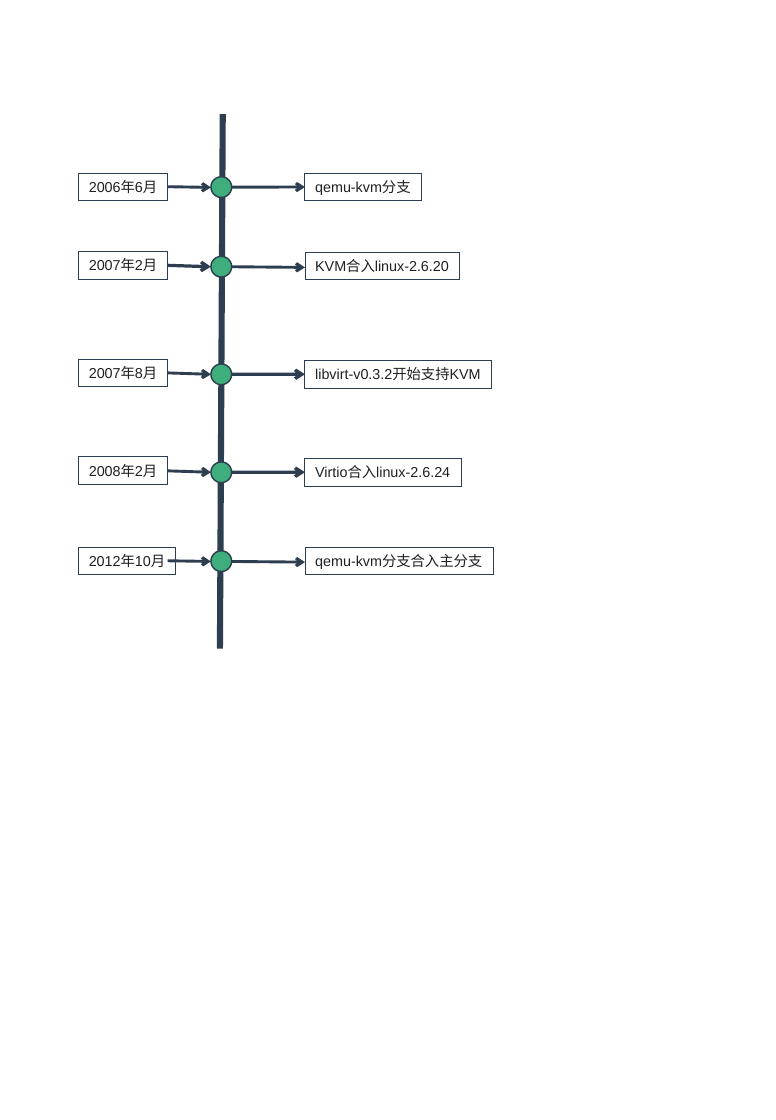
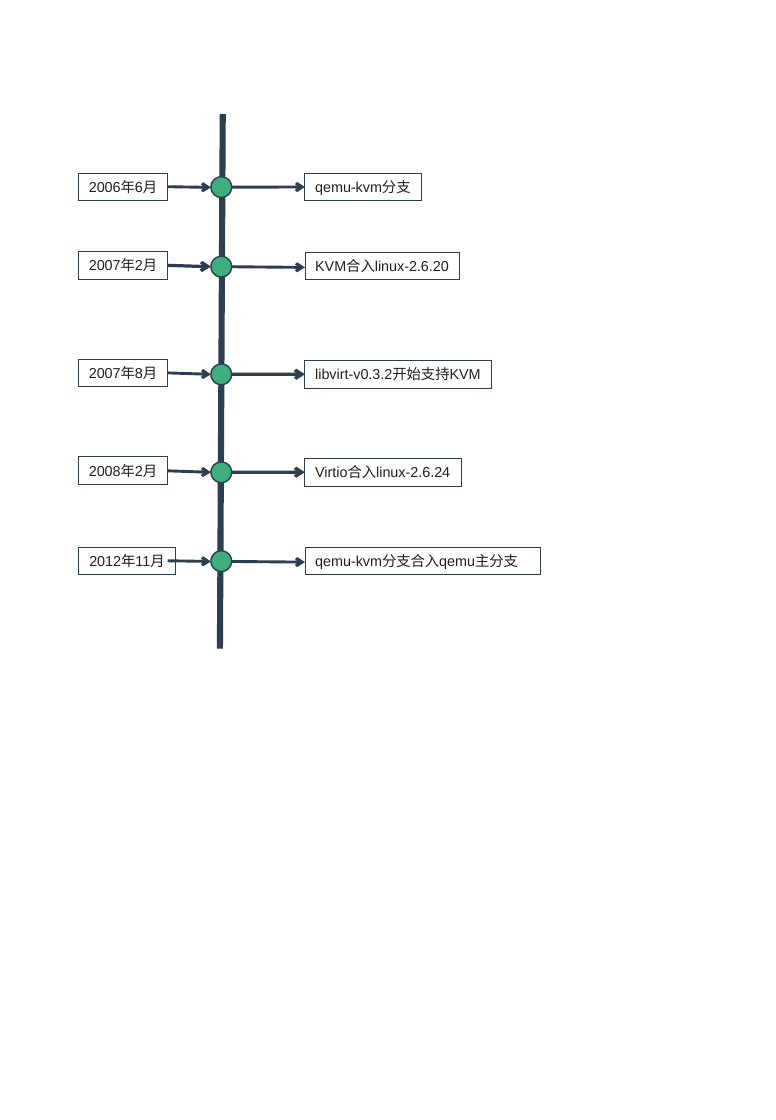
Before and after one commit to zaiqiang-dong/zaiqiang, a slide deck: slide 6 of picture/ppt/vitrualization/vitrualization.pptx. Drawn at 776x1120 pixels with LibreOffice and Linux fonts; fonts in the diff are those of the drawing. Boxes give left, top, right and bottom in pixels: in the first picture for what was removed or moved away, otherwise in the second. Text is boxed around its words. In the diff, an @@ line names an element or a change of style, - is before the commit and + after.

```diff
--- a/picture/ppt/vitrualization/vitrualization.pptx
+++ b/picture/ppt/vitrualization/vitrualization.pptx
@@ text in rectangle at (89, 555, 164, 567): text changed @@
-2012年10月
+2012年11月
@@ rectangle "qemu-kvm分支合入qemu主分支": place and size @@
-rectangle "qemu-kvm分支合入qemu主分支" at (305, 547, 494, 575)
+rectangle "qemu-kvm分支合入qemu主分支" at (305, 547, 540, 575)
@@ text in rectangle at (315, 555, 518, 569): text changed @@
-qemu-kvm分支合入主分支
+qemu-kvm分支合入qemu主分支
```
Also in this commit, not shown: 17 other files.
